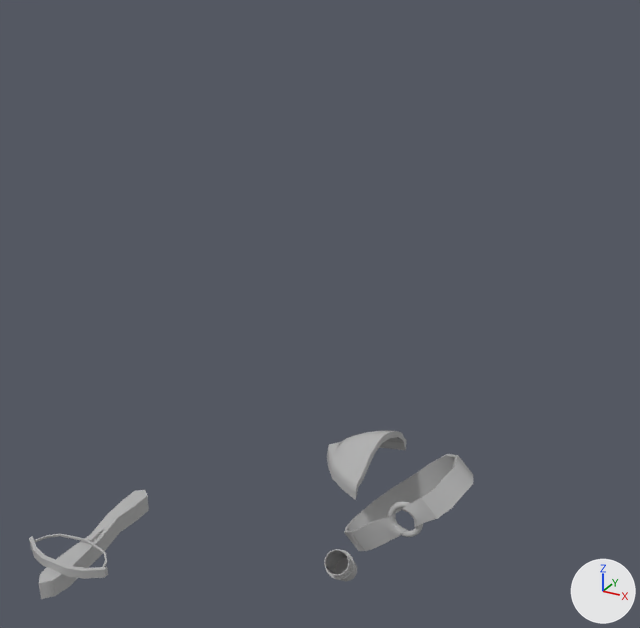
Before and after pictures for a commit that changed the FBX model 졸업 작품 모델링/작업/캐릭터 작업/오크 석궁사수 장비.fbx.
Before and after are seen from a 50 mm camera at (0.0473, -0.115, 0.091) aimed at (-0.0305, 0.0265, 0.0203). The axes (+X, +Y, +Z) are drawn at lower right. The lights are the same throughout. Where no turn or scale is listed for an object, it has been applied to the vertices.

The older version as bpy lines, for what is in view:
```python
ob_box001 = bpy.data.objects.new('Box001', me_mesh_002)
ob_box001.location = (-0.06, -0.0113, -0.0242)
ob_box001.rotation_euler = (0.0, 0.0, -3.142)  # degrees (0, 0, -180)
ob_box001.scale = (0.0217, 0.0307, 0.0307)
ob_object004 = bpy.data.objects.new('Object004', me_mesh_003)
ob_object004.location = (0.0, 0.0, 0.0036)
ob_object004.rotation_euler = (1.571, 0.0, -1.571)  # degrees (90, 0, -90)
ob_object004.scale = (0.01, 0.01, 0.01)
ob_object005 = bpy.data.objects.new('Object005', me_mesh_004)
ob_object005.location = (0.0, 0.0, 0.0036)
ob_object005.rotation_euler = (1.571, 0.0, -1.571)  # degrees (90, 0, -90)
ob_object005.scale = (0.01, 0.01, 0.01)
ob_torus001 = bpy.data.objects.new('Torus001', me_mesh)
ob_torus001.location = (0.0031, -0.0063, 0.0043)
ob_tube001 = bpy.data.objects.new('Tube001', me_mesh_001)
ob_tube001.location = (0.0011, 0.0001, 0.0)
```
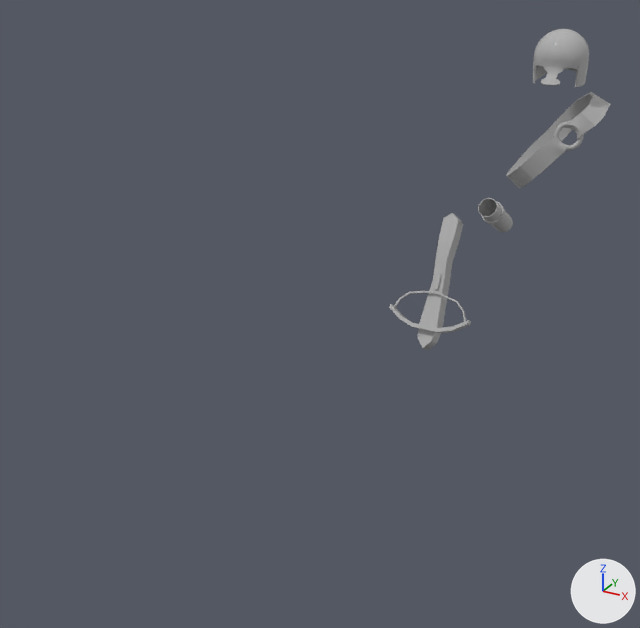
Changed parts and their boxes (x1, y1, x2, y2) in the pictures (640 x 628 px):
'Box001', moved, turned: before (29, 490, 149, 599); after (389, 213, 471, 350)
'Tube001', deleted: before (344, 454, 473, 551)
'Object005', reshaped, moved (29% narrower, 17% shorter): before (327, 430, 406, 500); after (533, 29, 589, 87)
'Object004', reshaped, moved, turned: before (324, 549, 357, 581); after (506, 92, 611, 188)
'Object006', added: after (478, 198, 513, 232)
'Torus001', deleted: before (388, 501, 423, 537)
part 1 of me_mesh_004, added: after (533, 29, 589, 87)
part 2 of me_mesh_004, deleted: before (327, 430, 406, 500)

What the commit changed:
Material 'Material #26.002' (mat_material__26_002) is new.
Its base color is (0.447, 0.447, 0.447) (grey #b2b2b2).
Its roughness is 0.0.
me_mesh_004 is used by ob_object005; location (0.0, 0.0, 0.0036); rotation (1.571, 0.0, -1.571), in degrees (90, 0, -90); scale (0.01, 0.01, 0.01).
me_mesh_004 had 198 vertices, 196 faces and spanned x -0.9..0.67, y 0.16..0.95, z 0.35..1.55.
me_mesh_004 no longer uses material mat_material__26 (grey #b2b2b2).
me_mesh_004 now has 671 vertices, 688 faces and spans x -0.67..0.67, y -0.54..0.54, z -0.55..0.55.
me_mesh_004 part 1: 671 vertices added at x -0.67..0.67, y -0.54..0.54, z -0.55..0.55.
me_mesh_004 part 2: 198 vertices removed from x -0.9..0.67, y 0.16..0.95, z 0.35..1.55.
me_mesh_004 now uses material mat_material__26_002 (grey #b2b2b2).
me_mesh_003 is used by ob_object004; location (0.0, 0.0, 0.0036); rotation (1.571, 0.0, -1.571), in degrees (90, 0, -90); scale (0.01, 0.01, 0.01).
me_mesh_003 had 216 vertices, 376 faces and spanned x -0.489..0.619, y -2.401..-1.276, z 0.797..1.429.
me_mesh_003 no longer uses material mat_material__26 (grey #b2b2b2).
me_mesh_003 now has 648 vertices, 648 faces and spans x -0.795..0.795, y -0.972..0.972, z -1.069..1.069.
me_mesh_003 part 3: 216 vertices removed from x -0.489..0.619, y -2.401..-1.276, z 0.797..1.429; 648 vertices added at x -0.795..0.795, y -0.972..0.972, z -1.069..1.069.
me_mesh_003 now uses material mat_material__26_002 (grey #b2b2b2).
Mesh me_mesh_003_1 is new.
It has 216 vertices, 376 faces and spans x -0.0121..-0.00665, y -0.00849..0.0036, z 0.02548..0.03545.
It uses material mat_material__26_002 (grey #b2b2b2).
Object 'Tube001' (ob_tube001) is deleted.
Object 'Object005' (ob_object005) moves from (0.0, 0.0, 0.0036) to (0.0, 0.0729, 0.0663).
Object 'Object004' (ob_object004) moves from (0.0, 0.0, 0.0036) to (0.0003, 0.0768, 0.048).
Object 'Object004' (ob_object004) turns from (90, 0, -90) to (95, 1.2, -77) degrees about x, y and z.
Object 'Torus001' (ob_torus001) is deleted.
Object 'Box001' (ob_box001) moves from (-0.06, -0.0113, -0.0242) to (-0.0181, 0.0633, 0.0159).
Object 'Box001' (ob_box001) turns from (0, 0, -180) to (-60, 1, 178) degrees about x, y and z.
Object 'Object006' (ob_object006) is new; it shows me_mesh_003_1.
Its location is (-0.0017, 0.0761, 0.0002).
